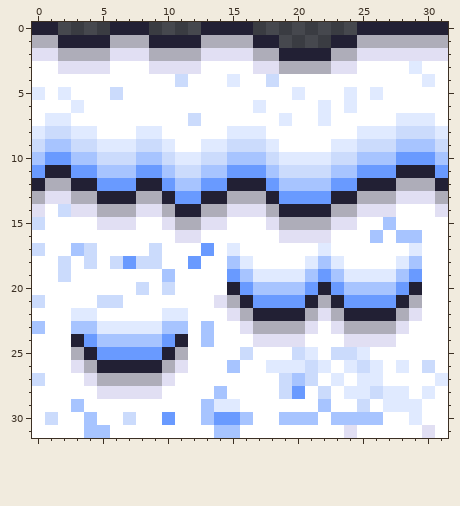
Pixel-art file, stored at Art/Christmas Skin/snow tileset.aseprite. Above, as it was before the edit.
32x32 pixels, 1 frame.
The same view after the edit:
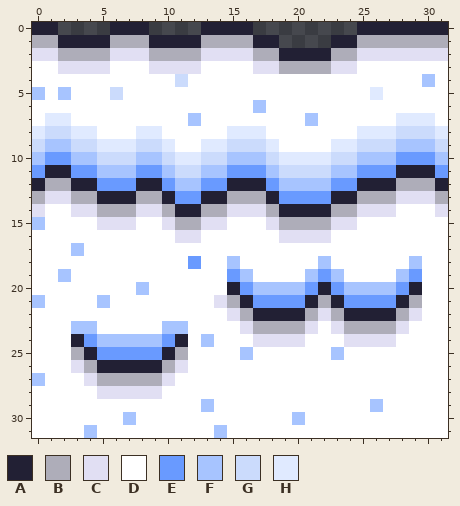
Palette (. is transparent): A #222034  B #aeadb9  C #e1dff3  D #ffffff  E #699aff  F #a7c4ff  G #cbdbfc  H #e0eaff
What changed:
--- layers "Snow Tile/Top Shading", "Snow Tile/Snow Texture"
@@ x 0..31 @@
  2 CCBBBBCCCBBBBCCCCBBAAAABBCCCCCCC
- 3 DDCCCCDDDCCCCDDDDCCBBBBCCDDDDHDD
- 4 DDDDDDDDDDDGDDDHDDGDDDDDDDDDDDHD
- 5 HDHDDDGDDDDDDDDDDDDDHDDDHDHDDDDD
- 6 DDDHDDDDDDDDDDDDDHDDDDHDHDDDDDDD
- 7 DHHDDDDDDDDDGDDDDDDHDDHDDDDDHHHD
+ 3 DDCCCCDDDCCCCDDDDCCBBBBCCDDDDDDD
+ 4 DDDDDDDDDDDGDDDDDDDDDDDDDDDDDDFD
+ 5 FDFDDDGDDDDDDDDDDDDDDDDDDDHDDDDD
+ 6 DDDDDDDDDDDDDDDDDFDDDDDDDDDDDDDD
+ 7 DHHDDDDDDDDDFDDDDDDDDFDDDDDDHHHD
  8 HGGHHDDDHHDDDDDHHHDDDDDDDHHHGGGH
@@ x 0..31 @@
 13 BCCBBAAABBAEEAABBBAEEEEAABBBCCCB
-14 CDGCCBBBCCBAABBCCCBAAAABBCCCDDDC
-15 GDDDDCCCDDCBBCCDDDCBBBBCCDDFDDDD
-16 DDDDDDDDDDDCCDDDDDDCCCCDDDFDFFDD
-17 GDDFGDDDDGDDDEDHDDDDDDHDDDDDDHDD
-18 DDGDGDGEGGDDEDDFHDDDDHFHDDDDHFDD
-19 DDGDDDDDDDFDDDDEFHHHHFEFHHHHFEDD
-20 DDDDDDDDGDGDDDDAEFFFFEAEFFFFEADD
-21 GDDDDGGDDDDDDDCBAEEEEABAEEEEABDD
-22 DDDHHDDDDDHHDDDCBAAAABCBAAAABCDD
-23 FDDFFHHHHHFFDFDDCBBBBCDCBBBBCDDD
+14 CDDCCBBBCCBAABBCCCBAAAABBCCCDDDC
+15 FDDDDCCCDDCBBCCDDDCBBBBCCDDDDDDD
+16 DDDDDDDDDDDCCDDDDDDCCCCDDDDDDDDD
+17 DDDFDDDDDDDDDDDDDDDDDDDDDDDDDDDD
+18 DDDDDDDDDDDDEDDFDDDDDDFDDDDDDFDD
+19 DDFDDDDDDDDDDDDEFDDDDFEFDDDDFEDD
+20 DDDDDDDDFDDDDDDAEFFFFEAEFFFFEADD
+21 FDDDDFDDDDDDDDCBAEEEEABAEEEEABDD
+22 DDDDDDDDDDDDDDDCBAAAABCBAAAABCDD
+23 DDDFFDDDDDFFDDDDCBBBBCDCBBBBCDDD
 24 DDDAEFFFFFEADFDDDCCCCDDDCCCCDDDD
-25 DDDBAEEEEEABDDDDGDDDGHDGGHDDDDDD
-26 DDDCBAAAAABCDDDFDDHHHGHDHGHDHDGD
-27 GDDDCBBBBBCDDDDDDDDGFGDHDHHDDDDH
-28 DDDDDCCCCCDDDDFDDDDGEDGDHHGHHDHD
-29 DDDFDDDDDDDDDFHHDDDDDDFDDGDHHHDD
-30 DGDDFDDGDDEDDFEEFDDFFFDFFFFDDHDD
-31 DDDDFFDDDDDDDDFFDDDDDDDDCDDDDDCD
+25 DDDBAEEEEEABDDDDFDDDDDDFDDDDDDDD
+26 DDDCBAAAAABCDDDDDDDDDDDDDDDDDDDD
+27 FDDDCBBBBBCDDDDDDDDDDDDDDDDDDDDD
+28 DDDDDCCCCCDDDDDDDDDDDDDDDDDDDDDD
+29 DDDDDDDDDDDDDFDDDDDDDDDDDDFDDDDD
+30 DDDDDDDFDDDDDDDDDDDDFDDDDDDDDDDD
+31 DDDDFDDDDDDDDDFDDDDDDDDDDDDDDDDD
Changed places in both pictures, as pixel boxes (x1, y1, x2, y2):
changed: (188, 61, 435, 126)
changed: (32, 87, 84, 113)
changed: (32, 204, 448, 438)
